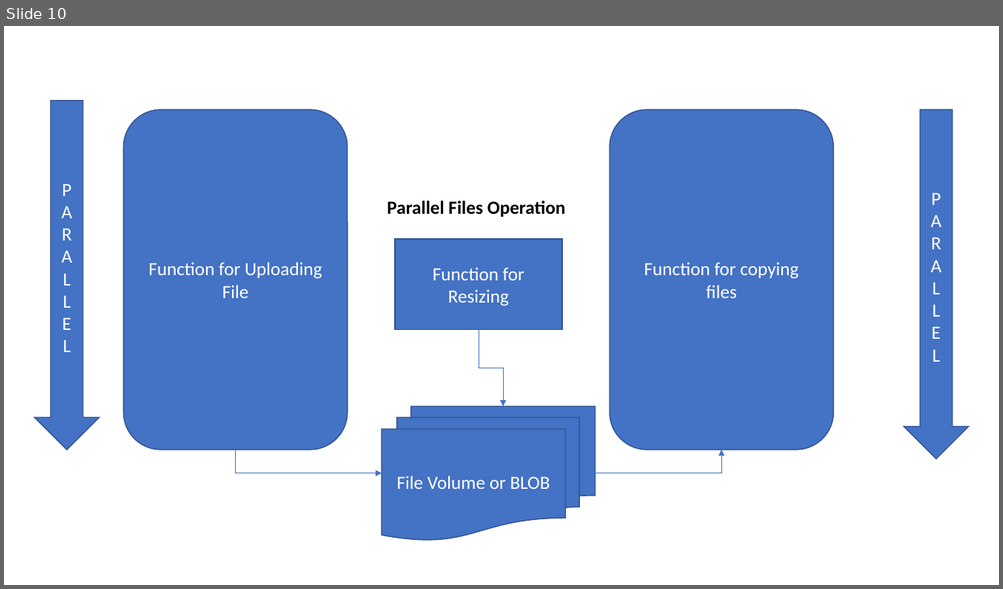
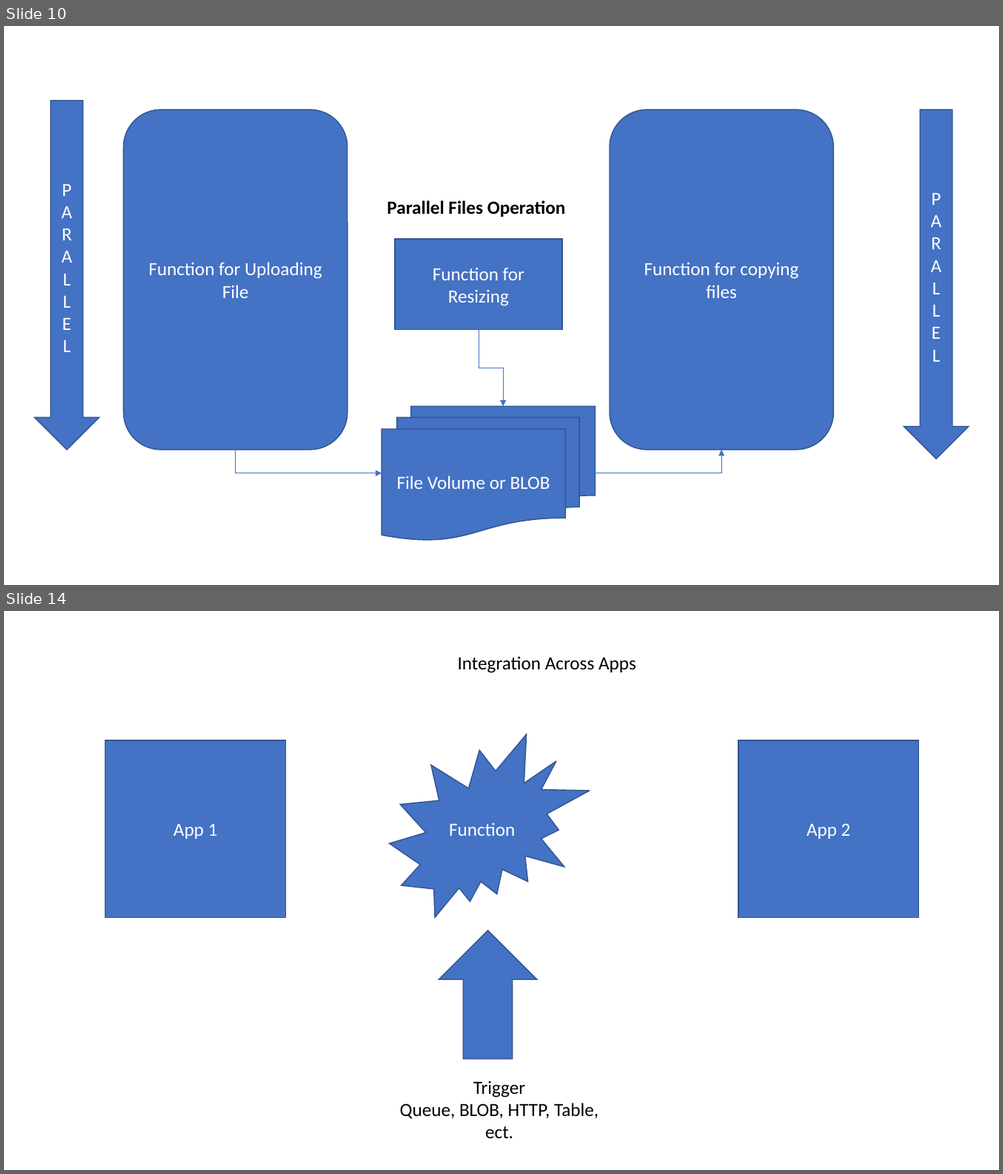
Before and after one commit to maheshsabnis/AzureFUnctionsWM, a slide deck: TRaining_Sreverless_IMages.pptx. Shown one above the other, each under a label of ours: slide 10 before the commit, slides 10 and 14 after it; the slides between them are not shown. The pictures are 1003x589 and 1003x1174 pixels, drawn with LibreOffice and Linux fonts; fonts in the diff are those of the drawing. Boxes give left, top, right and bottom in pixels: in the first picture for what was removed or moved away, otherwise in the second. Text is boxed around its words. In the diff, an @@ line names an element or a change of style, - is before the commit and + after.

```diff
--- a/TRaining_Sreverless_IMages.pptx
+++ b/TRaining_Sreverless_IMages.pptx
@@ slide 14 added at <box>4,611,999,1170</box>, background #FFFFFF @@
@@ text added at <box>458,656,636,673</box>, 18 pt, text #000000 @@
+Integration Across Apps
@@ rectangle added at <box>105,740,286,917</box>, fill #4472C4, outline #325491 1 pt, 18 pt, text #FFFFFF @@
+App 1
@@ irregular seal added at <box>389,734,589,917</box>, fill #4472C4, outline #325491 1 pt, 18 pt, text #FFFFFF @@
+Function
@@ rectangle added at <box>738,740,919,917</box>, fill #4472C4, outline #325491 1 pt, 18 pt, text #FFFFFF @@
+App 2
@@ up arrow added at <box>439,931,538,1059</box>, fill #4472C4, outline #325491 1 pt @@
@@ text added at <box>400,1081,598,1139</box>, 18 pt, text #000000 @@
+Trigger
+Queue, BLOB, HTTP, Table, ect.
```
Also in this commit, not shown: 4 other slides added, 14 other files.
